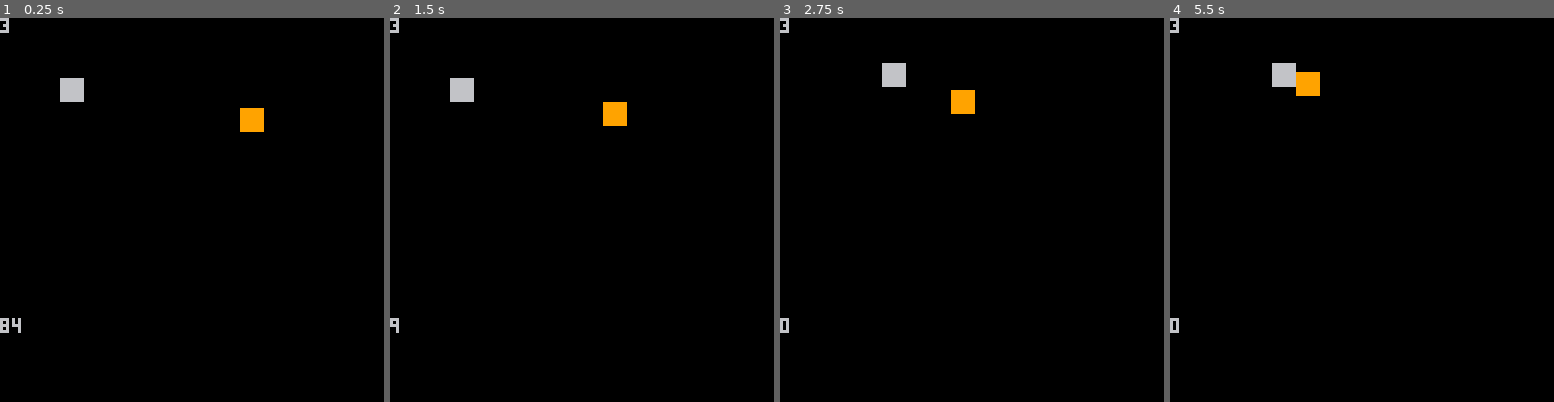
Above: before the commit, frames 1-4 (left to right).
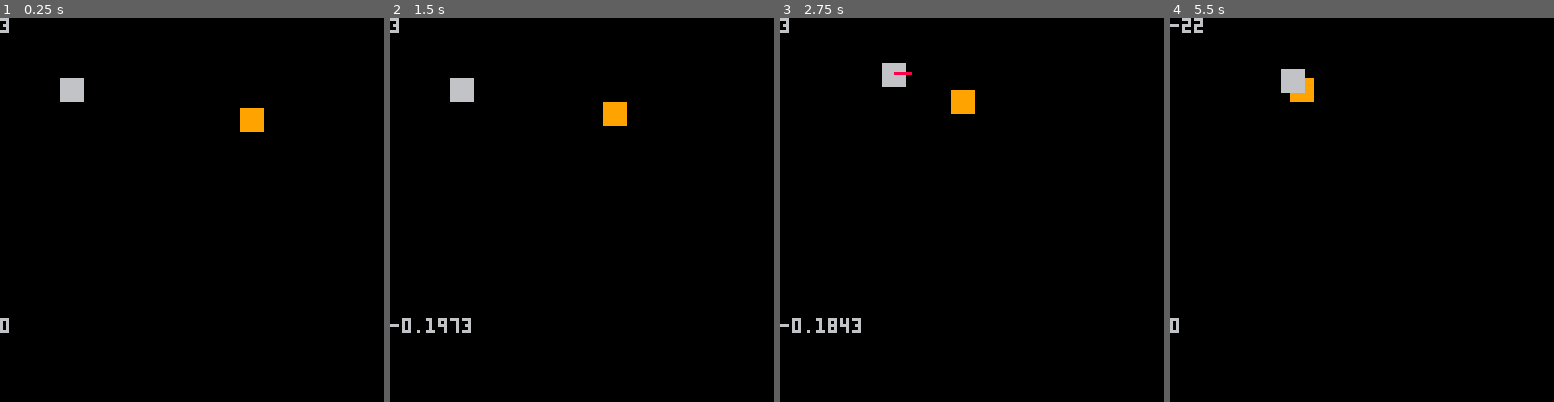
Above: after the commit, the same moments.

Repository: akbiggs/Scuffle
Game: PICO-8 cartridge scuffle.p8
Same seed, same stepped clock (60 frames per second), same inputs: the game is played once before the commit and once after it.
Inputs:
- Up to frame 1 (0.25 s): no input
- Up to frame 2 (1.5 s): tap X (X key) at 0.33, 1.07 s; tap O (Z key) at 0.7 s
- Up to frame 3 (2.75 s): hold Right 1.6-2.1 s; tap O (Z key) at 1.7, 2.1, 2.5 s; tap X (X key) at 1.85 s; hold Up 2.15-2.42 s; hold Right from 2.47 s (still down)
- Up to frame 4 (5.5 s): tap O (Z key) every 0.4 s from 2.9 to 5.3 s; tap X (X key) at 2.97, 4.08, 5.2 s; release Right at 3.03 s; hold Left 3.08-3.58 s; hold Down 3.63-3.97 s; hold Right 4.02-4.68 s; hold Up 4.73-5.03 s; hold Left from 5.08 s (still down)

The runs differ from the first frame. In frame 1, less than 0.1% of the frame differs, in the area x 0-6%, y 78-83%; in frame 2, 0.3%; in frame 3, 0.4%; in frame 4, 0.8%, in the area x 0-40%, y 0-22%.

Commit message:
Player movement, attacking

Diff:
--- a/scuffle.p8
+++ b/scuffle.p8
@@ -419,6 +419,8 @@
       self.left)
 end
 -->8
+-- walker
+
 -- walks towards the player
 -- and beats the living ****
 -- out of them
@@ -429,6 +431,7 @@
   self.vel = vec(0, 0)
   self.left = false
   self.cooldown = 100
+  self.life = 3
 
   self.walk_cooldown = 50
   self.walk_dist = 50
@@ -462,15 +465,14 @@
   end
 end
 
-
 function walker:swing(bullets)
   self.vel = vec(0, 0)
   self.cooldown = 100
   local bullet_offset =
       ternary(
           self.left,
-          vec(8, 0),
-          vec(-8, 0))
+          vec(-8, 0),
+          vec(8, 0))
   add(bullets,
       bullet(
           anim(16, 20, false,
@@ -491,13 +493,18 @@
   -- measure distance
   local direc = player.pos -
       self.pos
-  local attack_dist = 0.01
+  local attack_dist = 8
   local wants_attack =
       direc:mag() <= attack_dist
 
   -- states
   if not wants_attack then
     self:walk_towards(player)
+    if self.vel.x < 0 then
+      self.left = true
+    elseif self.vel.x > 0 then
+      self.left = false
+    end
   elseif self.cooldown <= 0 then
     self:swing(bullets)
   end
@@ -506,8 +513,7 @@
 end
 
 function walker:draw()
-
-  print(self.cooldown, 0, 100)
+  print(self.vel.x, 0, 100)
   spr(1, self.pos.x,
       self.pos.y,
       1, 1,
@@ -527,6 +533,9 @@
   self.life = 3
   self.invuln_cooldown = 100
   self.left = false
+
+  self.walk_cooldown = 0
+  self.swing_cooldown = 0
 end
 
 function player:vulnerable()
@@ -535,7 +544,19 @@
       <= 0)
 end
 
-function player:update(bullets)
+function player:can_walk()
+  return (
+      self.walk_cooldown
+      <= 0)
+end
+
+function player:can_swing()
+  return (
+      self.swing_cooldown
+      <= 0)
+end
+
+function player:walk()
   self.vel = vec(0, 0)
 
   local direc = vec(0, 0)
@@ -547,8 +568,52 @@
 
   direc = direc:normalized()
 
+  if direc.x < 0 then
+    self.left = true
+  elseif direc.x > 0 then
+    self.left = false
+  end
+
   local speed = 0.3
   self.vel = direc * speed
+end
+
+function player:swing(bullets)
+  self.swing_cooldown = 100
+  self.walk_cooldown = 20
+
+  local bullet_offset =
+      ternary(
+          self.left,
+          vec(-8, 0),
+          vec(8, 0))
+  add(bullets,
+      bullet(
+          anim(16, 20, false,
+               6),
+          self.pos +
+              bullet_offset,
+          vec(0, 0),
+          30,
+          --[[is_enemy]]false,
+          self.left))
+end
+
+function player:update(bullets)
+  self.swing_cooldown = max(0,
+      self.swing_cooldown - 1)
+  self.walk_cooldown = max(0,
+      self.walk_cooldown - 1)
+
+  if self:can_walk() then
+    self:walk()
+  end
+
+  if self:can_swing() and
+      btnjp(🅾️)
+  then
+    self:swing(bullets)
+  end
 
   self.pos += self.vel
 end
@@ -631,9 +696,9 @@
 00000000999999996666666600000000000000000000000000000000000000000000000000000000000000000000000000000000000000000000000000000000
 00000000999999996666666600000000000000000000000000000000000000000000000000000000000000000000000000000000000000000000000000000000
 00000000000000000000000000000000000000000000000000000000000000000000000000000000000000000000000000000000000000000000000000000000
-06666660000000000000000000000000000000000000000000000000000000000000000000000000000000000000000000000000000000000000000000000000
-00000000066666600000000000000000000000000000000000000000000000000000000000000000000000000000000000000000000000000000000000000000
-00000000000000000666666000000000000000000000000000000000000000000000000000000000000000000000000000000000000000000000000000000000
-00000000000000000000000006666660000000000000000000000000000000000000000000000000000000000000000000000000000000000000000000000000
+08888880000000000000000000000000000000000000000000000000000000000000000000000000000000000000000000000000000000000000000000000000
+00000000088888800000000000000000000000000000000000000000000000000000000000000000000000000000000000000000000000000000000000000000
+00000000000000000888888000000000000000000000000000000000000000000000000000000000000000000000000000000000000000000000000000000000
+00000000000000000000000008888880000000000000000000000000000000000000000000000000000000000000000000000000000000000000000000000000
 00000000000000000000000000000000000000000000000000000000000000000000000000000000000000000000000000000000000000000000000000000000
-00000000000000000000000000000000066666600000000000000000000000000000000000000000000000000000000000000000000000000000000000000000
+00000000000000000000000000000000088888800000000000000000000000000000000000000000000000000000000000000000000000000000000000000000
